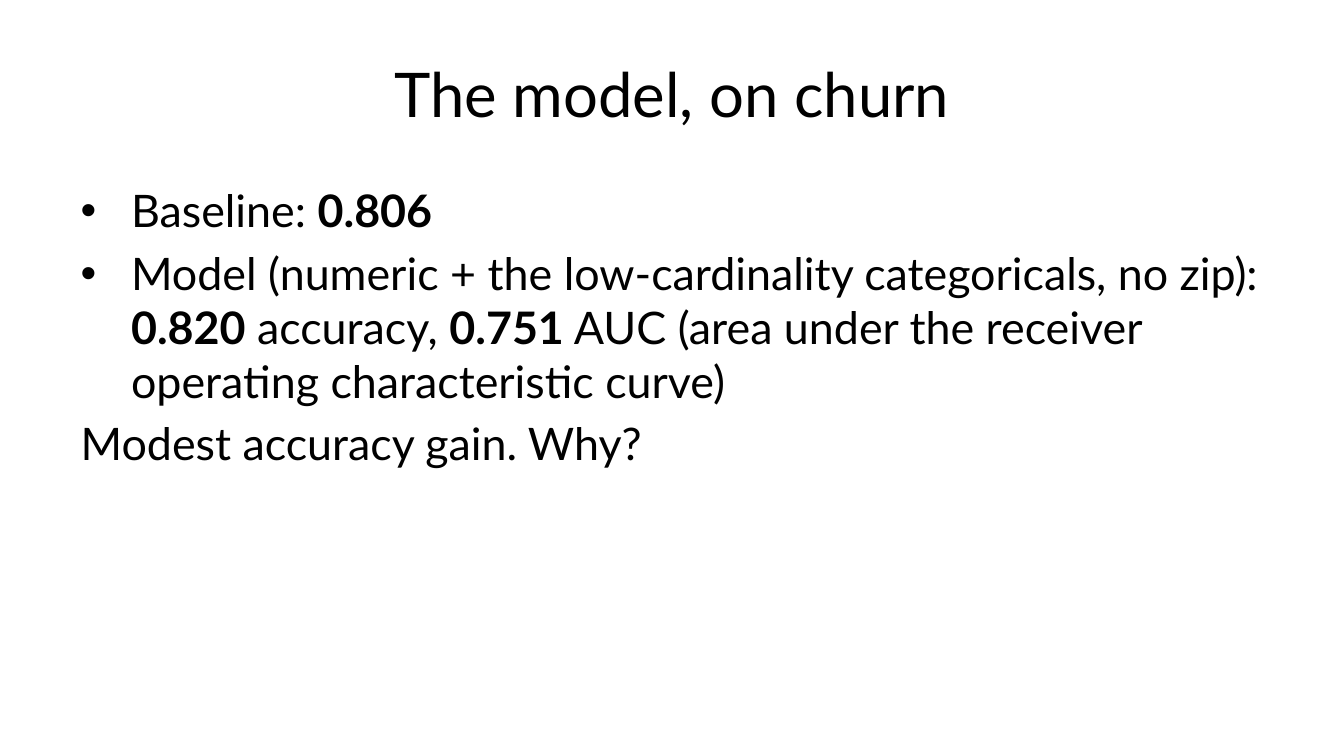
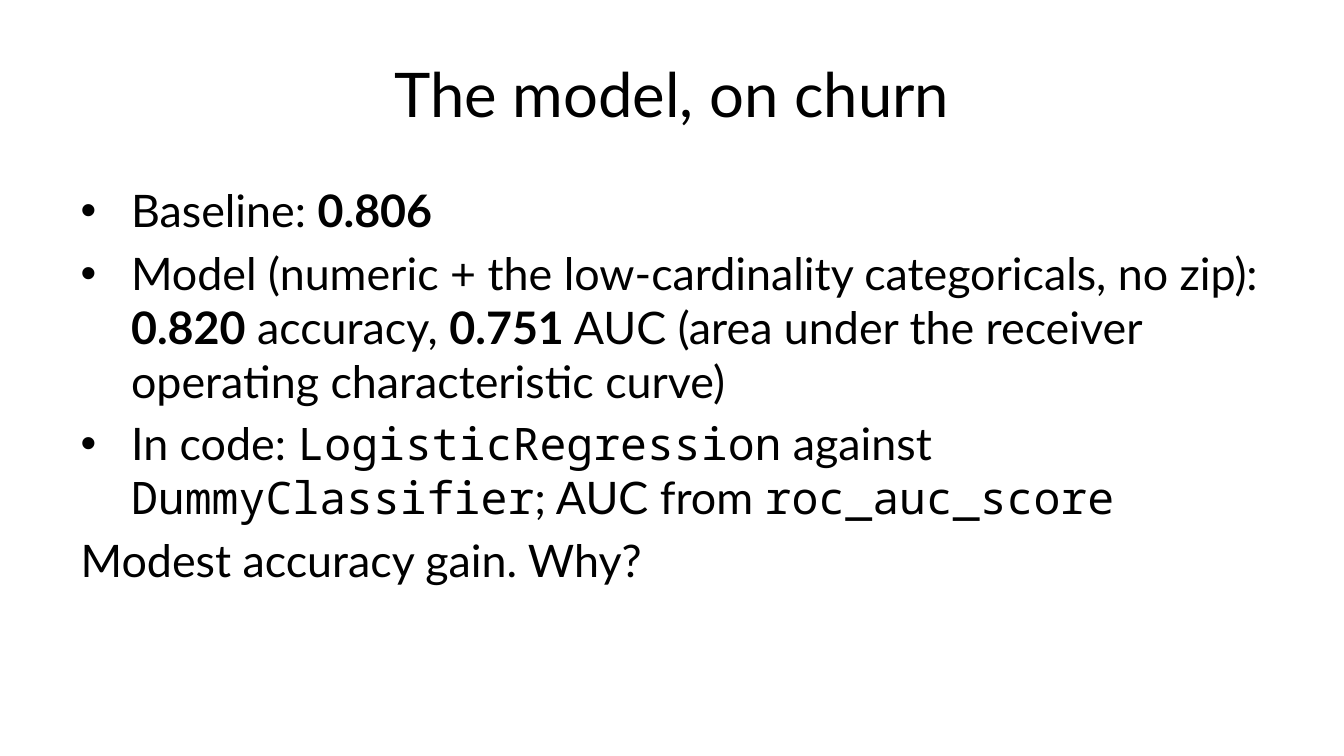
Before and after one commit to fabioantonini/technologies-for-artificial-intelligence, a slide deck: slide 39 of Lessons/02_data_exploration_and_preparation/Slides/data_exploration_and_preparation_slides.pptx. Drawn at 1344x756 pixels with LibreOffice and Linux fonts; fonts in the diff are those of the drawing; background and template pictures are left out. Boxes give left, top, right and bottom in pixels: in the first picture for what was removed or moved away, otherwise in the second. Text is boxed around its words. In the diff, an @@ line names an element or a change of style, - is before the commit and + after.

```diff
--- a/Lessons/02_data_exploration_and_preparation/Slides/data_exploration_and_preparation_slides.pptx
+++ b/Lessons/02_data_exploration_and_preparation/Slides/data_exploration_and_preparation_slides.pptx
@@ text at <box>131,426,1115,525</box>: paragraph added @@
+• In code: LogisticRegression against DummyClassifier; AUC from roc_auc_score
```
Also in this commit, not shown: 5 other slides changed, 2 slides added, 2 slides removed, 2 other files.
